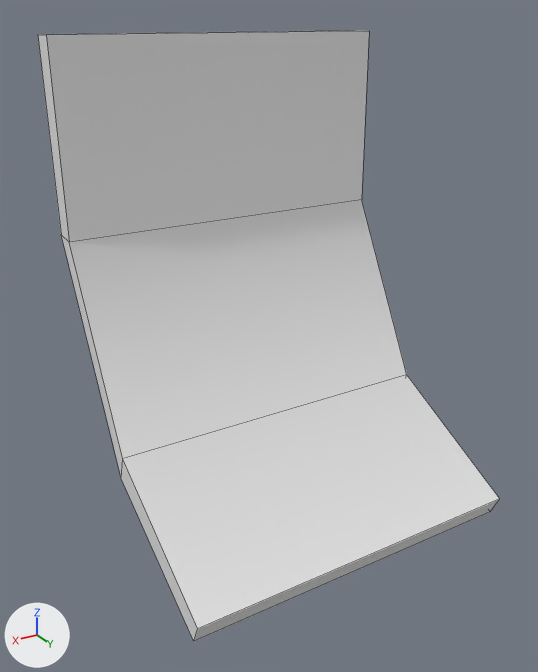
The FBX model Assets/Models/Office/post-it2.FBX as it was, and as the next commit left it.
One viewpoint serves both versions: a 50 mm lens placed at (-0.0416, 0.1784, 0.0147), pointed at (-0.0562, 0.1541, 0.0025). Lighting does not change. The marker at lower left points along +X, +Y and +Z. Mesh edges are drawn as thin lines. Where no turn or scale is listed for an object, it has been applied to the vertices.
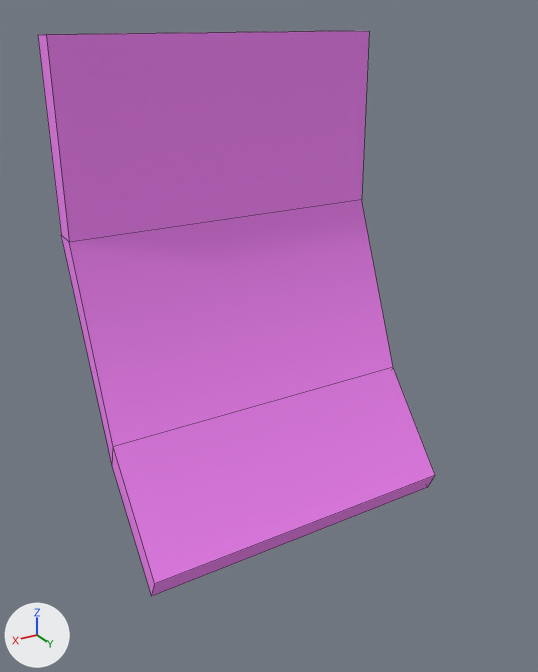
The newer file is also turned or shifted as a whole; pictures and numbers use the older file's frame.

The change in detail:
Material 'post it rosa' (mat_post_it_rosa) is new.
Its base color is (0.922, 0.235, 0.945) (pink #f685f9).
Its roughness is 0.859.
me_mesh has 16 vertices, 14 faces and spans x -0.0049..0.0098, y -0.0056..0.0064, z -0.0069..0.013.
me_mesh is used by ob_box002; location (-0.05951, 0.15378, 0.00108).
Before the commit, vertices of me_mesh: 2 (-0.0049, 0.0059, -0.0069) at pixel (490, 511), 3 (0.0098, 0.0059, -0.0069) at pixel (193, 641), 6 (-0.0049, 0.0064, -0.006) at pixel (499, 498), 7 (0.0098, 0.0064, -0.006) at pixel (197, 628), 8 (0.0098, -0.0006, -0.0038) at pixel (121, 478).
Before the commit, vertices of me_mesh: 9 (-0.0049, -0.0006, -0.0038), 10 (-0.0049, -0.0002, -0.0027) at pixel (406, 374), 11 (0.0098, -0.0002, -0.0027) at pixel (122, 458).
Part 1, on me_mesh:
Vertices 2, 3, 6, 7 of me_mesh move by (0.0, -0.004, -0.0011).
Vertices 8 to 11 of me_mesh move by (0.0, -0.0011, 0.0).
me_mesh now uses material mat_post_it_rosa (pink #f685f9).

Boxes [x1, y1, x2, y2] around the edits, measured in the pictures (538 x 672 px; the box of a moved part takes in the faces that stretch with it):
'Box002', recoloured, reshaped (grey to pink, 14% narrower, 7% shorter)
    before: [38, 31, 500, 641]
    after: [38, 31, 435, 596]
part 1 of me_mesh, moved or reshaped
    before: [61, 200, 500, 641]
    after: [61, 200, 435, 596]
